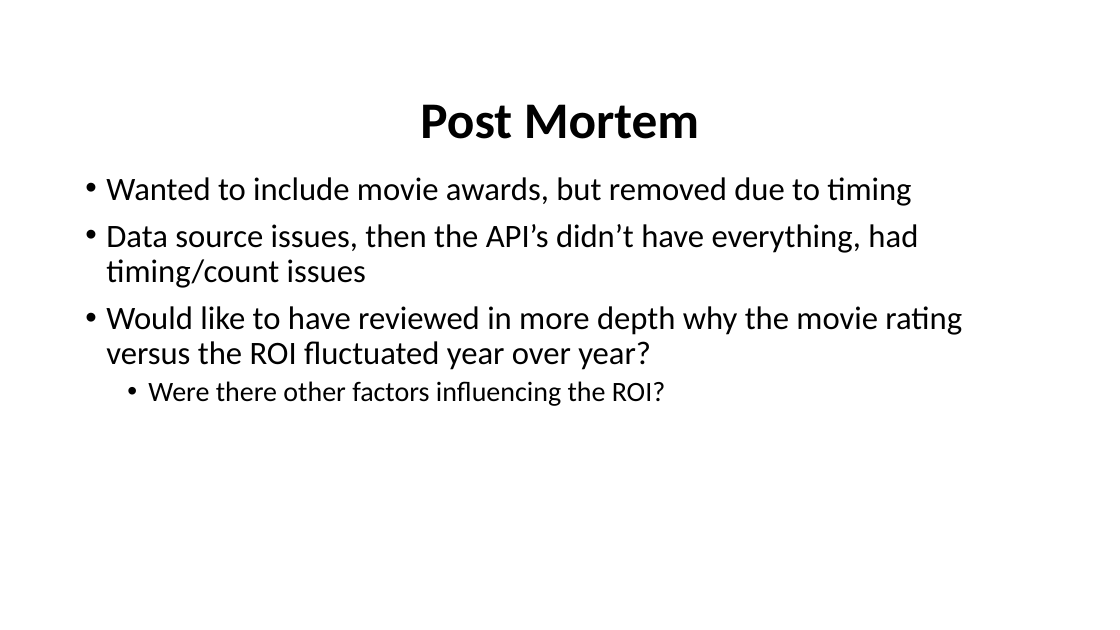
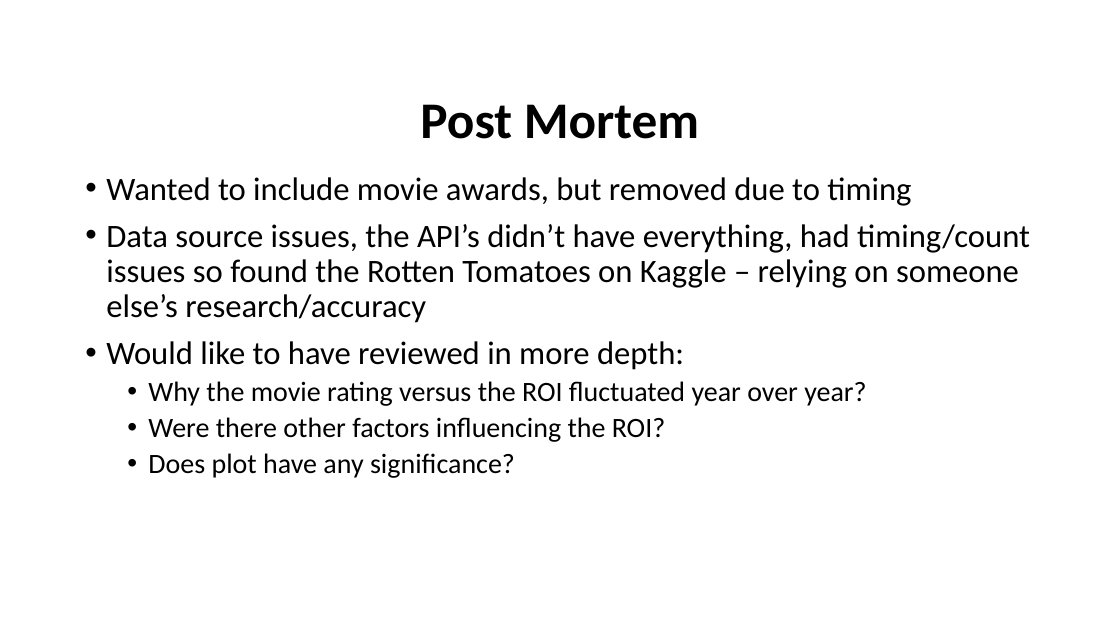
Before and after one commit to abelloma/project1, a slide deck: slide 19 of Project 1 Presentation.pptx. Drawn at 1120x630 pixels with LibreOffice and Linux fonts; fonts in the diff are those of the drawing; background and template pictures are left out. Boxes give left, top, right and bottom in pixels: in the first picture for what was removed or moved away, otherwise in the second. Text is boxed around its words. In the diff, an @@ line names an element or a change of style, - is before the commit and + after.

```diff
--- a/Project 1 Presentation.pptx
+++ b/Project 1 Presentation.pptx
@@ text at [106,224,1030,406]: text changed @@
-• Data source issues, then the API’s didn’t have everything, had timing/count issues
-• Would like to have reviewed in more depth why the movie rating versus the ROI fluctuated year over year?
+• Data source issues, the API’s didn’t have everything, had timing/count issues so found the Rotten Tomatoes on Kaggle – relying on someone else’s research/accuracy
+• Would like to have reviewed in more depth:
+  • Why the movie rating versus the ROI fluctuated year over year?
@@ text at [148,453,515,478]: paragraph added @@
+  • Does plot have any significance?
```
Also in this commit, not shown: 1 other slide changed.
